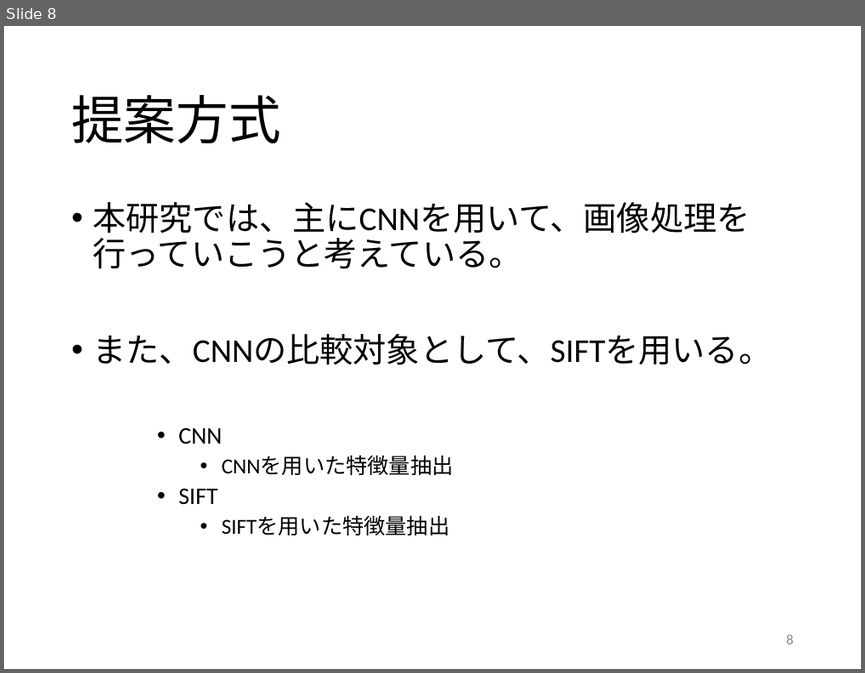
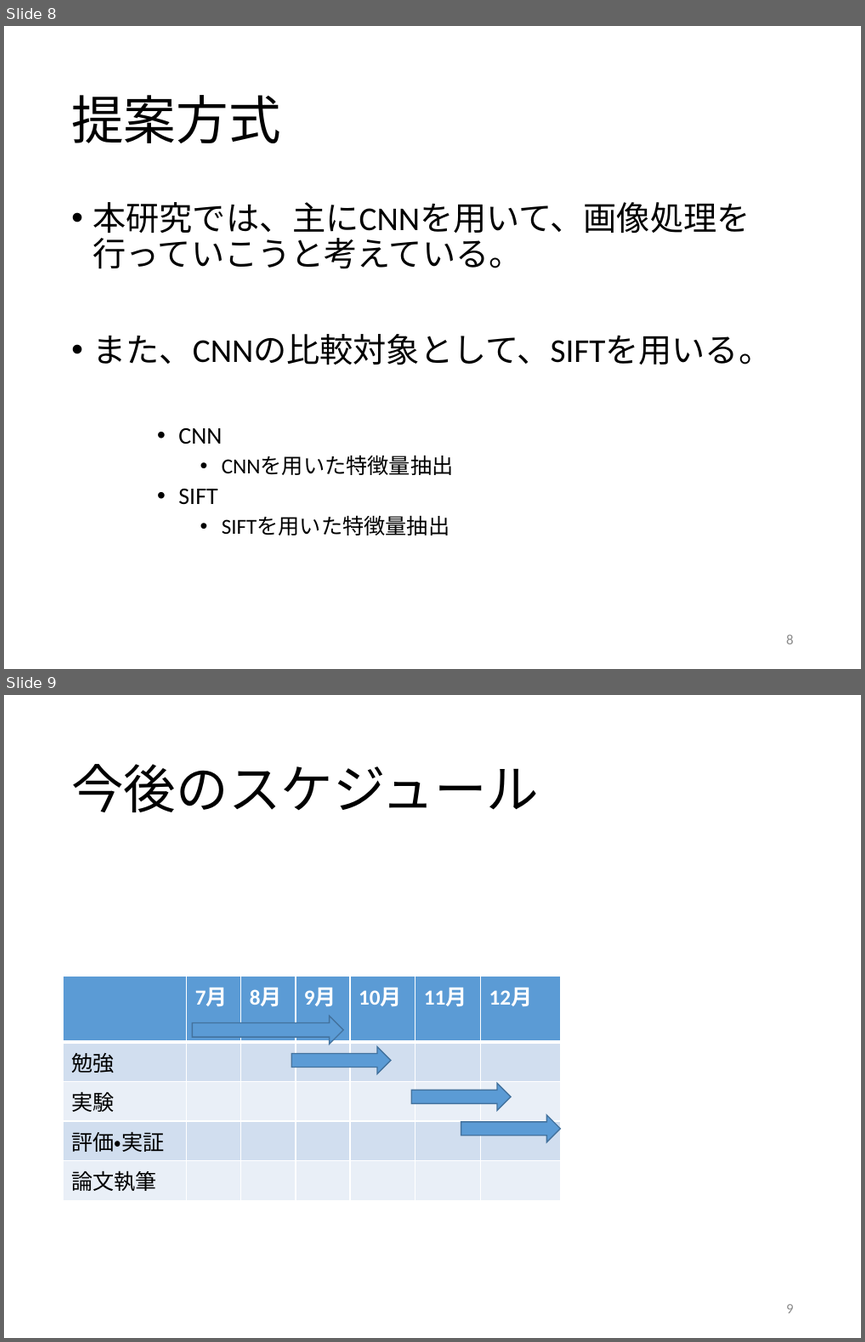
Before and after one commit to kait-takanolab/1821005-yoshioka-thesis, a slide deck: 1821005_中間発表.pptx. Shown one above the other, each under a label of ours: slide 8 before the commit, slides 8 and 9 after it. The pictures are 865x673 and 865x1342 pixels, drawn with LibreOffice and Linux fonts; fonts in the diff are those of the drawing. Boxes give left, top, right and bottom in pixels: in the first picture for what was removed or moved away, otherwise in the second. Text is boxed around its words. In the diff, an @@ line names an element or a change of style, - is before the commit and + after.

```diff
--- a/1821005_中間発表.pptx
+++ b/1821005_中間発表.pptx
@@ slide 9 added at (x1=4, y1=695, x2=861, y2=1338), background #FFFFFF @@
@@ title added at (x1=71, y1=764, x2=539, y2=812), 44 pt, text #000000 @@
+今後のスケジュール
@@ table added at (x1=64, y1=976, x2=561, y2=1194), 5 rows, 7 columns @@
+ | 7月 | 8月 | 9月 | 10月 | 11月 | 12月
+勉強 |  |  |  |  |  | 
+実験 |  |  |  |  |  | 
+評価・実証 |  |  |  |  |  | 
+論文執筆 |  |  |  |  |  | 
@@ right arrow added at (x1=193, y1=1015, x2=343, y2=1043), fill #5B9BD5, outline #43739E 1 pt @@
@@ right arrow added at (x1=292, y1=1046, x2=392, y2=1074), fill #5B9BD5, outline #43739E 1 pt @@
@@ right arrow added at (x1=411, y1=1083, x2=511, y2=1111), fill #5B9BD5, outline #43739E 1 pt @@
@@ right arrow added at (x1=460, y1=1115, x2=560, y2=1142), fill #5B9BD5, outline #43739E 1 pt @@
@@ page number added at (x1=786, y1=1304, x2=793, y2=1313), 12 pt, text #8C8C8C @@
+9
```
Also in this commit, not shown: 4 slides changed, 1 slide removed.
